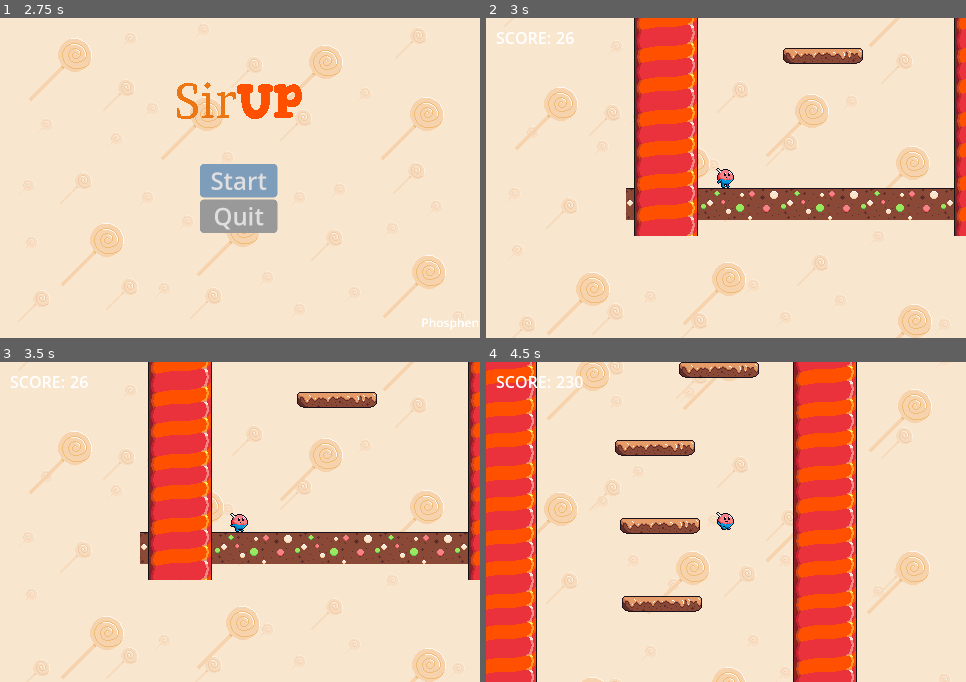
Above: before the commit, frames 1-4 (two rows, left to right).
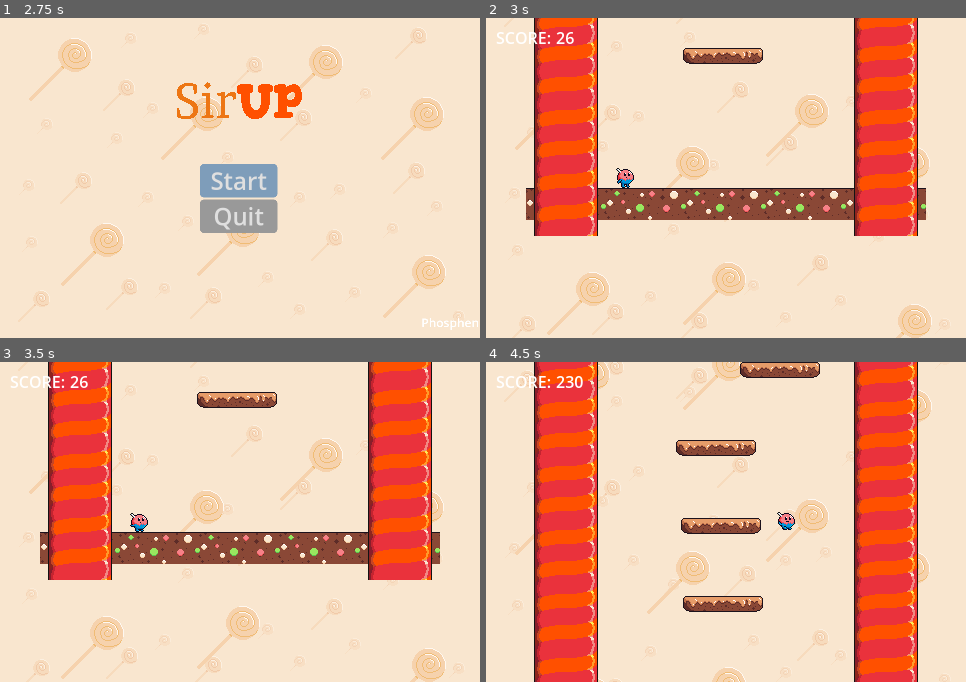
Above: after the commit, the same moments.

Repository: Phosphen/slide
Game: Godot game, scene res://Scenes/Levels/splash_screen.tscn
Two runs of this game, one before a commit and one after it. Both use one fixed random seed, a clock stepped at 60 frames per second and the inputs below.
Inputs (mouse positions are in pixels of both pictures, inside the frame that each line leads up to):
- Up to frame 1 (2.75 s): tap Enter at 0.5, 2 s; move the mouse to (345, 162) at 0.52 s; hold Right (move_right) 0.53-2.03 s; tap Up (jump) at 0.77, 1.52 s; tap Space at 1.25 s; move the mouse to (144, 194) at 1.27 s; move the mouse to (288, 107) at 2.02 s; hold Left (move_left) from 2.03 s (still down)
- Up to frame 2 (3 s): release Left (move_left) at 2.75 s; click "Start" at 2.75 s
- Up to frame 3 (3.5 s): no input
- Up to frame 4 (4.5 s): tap Space at 3.5 s; move the mouse to (702, 586) at 3.52 s; hold Right (move_right) from 3.53 s (still down); tap Up (jump) at 3.77 s; move the mouse to (870, 570) at 4.27 s

Frame 1 is identical in both runs. In frame 2, 33% of the frame differs, in the area x 8-100%, y 0-69%; in frame 3, 33%; in frame 4, 54%, in the area x 0-90%, y 0-100%.

Commit message:
wip: fixed cam

Diff:
--- a/LevelGen/main.tscn
+++ b/LevelGen/main.tscn
@@ -7,6 +7,22 @@
 [ext_resource type="PackedScene" uid="uid://dvjodc5t5wxm1" path="res://Player/player.tscn" id="4_rsqvq"]
 [ext_resource type="PackedScene" uid="uid://ckqfa8aki05qq" path="res://Score/score.tscn" id="5_ahuf4"]
 [ext_resource type="PackedScene" path="res://Scenes/Levels/world_parallax_bg.tscn" id="6_klvki"]
+
+[sub_resource type="GDScript" id="GDScript_2srvb"]
+resource_name = "FollowCamera"
+script/source = "extends Camera2D
+
+var player
+# Called when the node enters the scene tree for the first time.
+func _ready():
+	player = get_node(\"/root/Main/Player\")
+	position.x = 400
+
+
+# Called every frame. 'delta' is the elapsed time since the previous frame.
+func _process(delta):
+	position.y = player.position.y
+"
 
 [node name="Main" type="Node"]
 script = ExtResource("1_5o2wn")
@@ -21,11 +37,15 @@
 
 [node name="RemoteTransform2D" type="RemoteTransform2D" parent="Player"]
 remote_path = NodePath("../../Camera2D")
+update_position = false
+update_rotation = false
+update_scale = false
 
 [node name="GUI" parent="." instance=ExtResource("5_ahuf4")]
 
 [node name="Camera2D" type="Camera2D" parent="."]
 position = Vector2(300, -20)
+script = SubResource("GDScript_2srvb")
 
 [node name="ParallaxBackground" parent="." instance=ExtResource("6_klvki")]
 
Not shown: 1 places in LevelGen/main.tscn that only renumber resources
